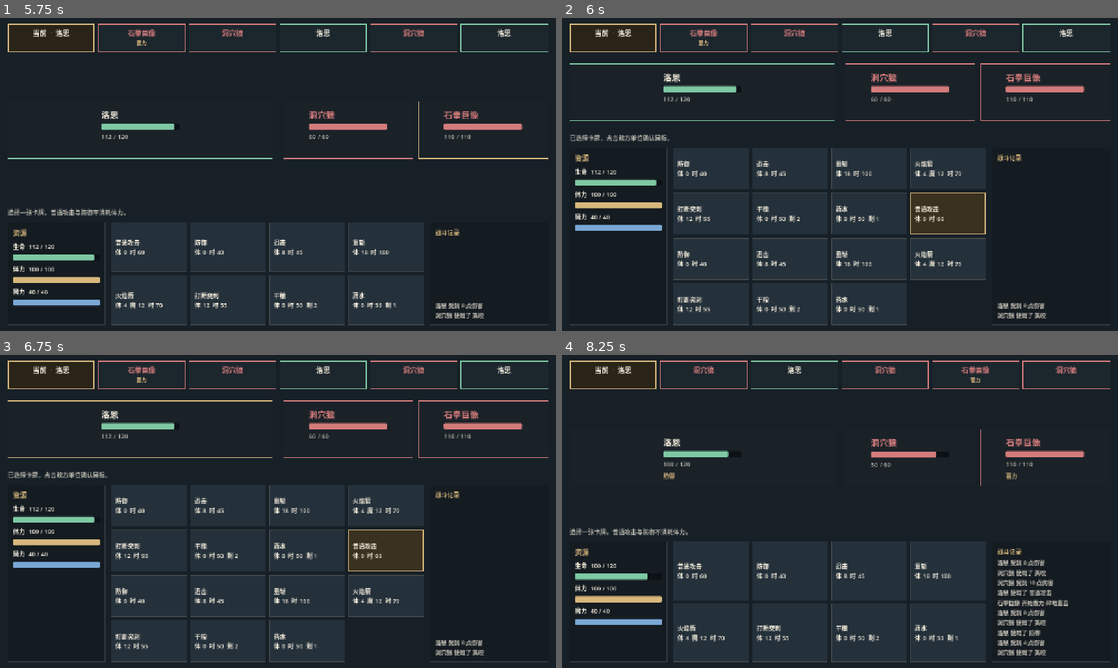
Above: before the commit, frames 1-4 (two rows, left to right).
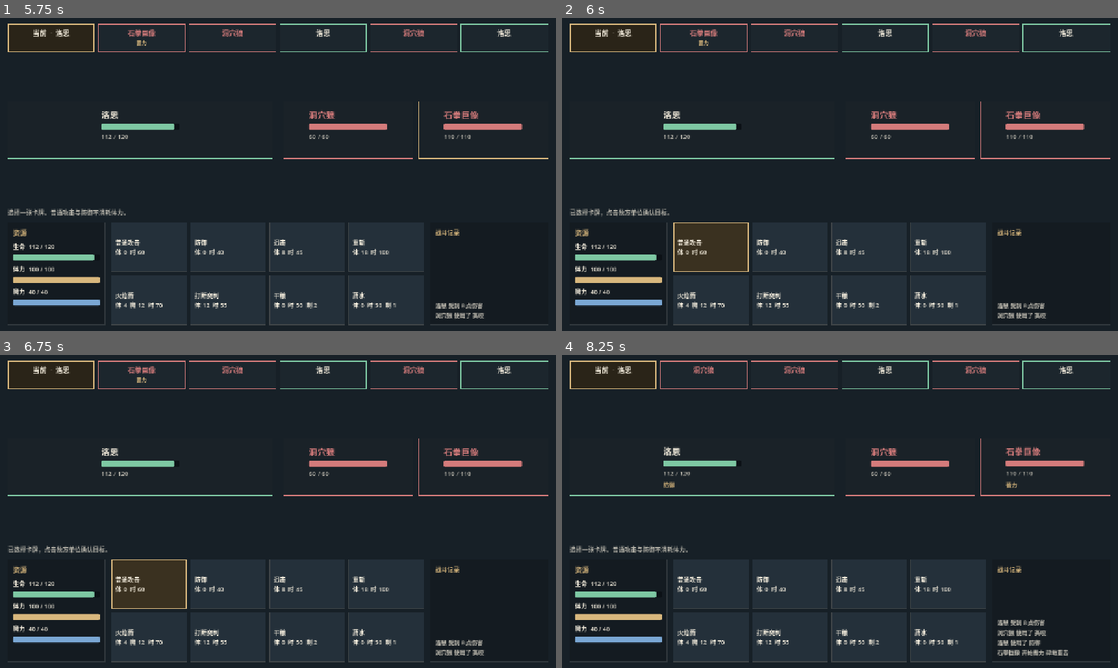
Above: after the commit, the same moments.

Repository: NanoShiki/Tensei
Game: Godot game, scene res://Scenes/UI/main_menu.tscn
Same seed, same stepped clock (60 frames per second), same inputs: the game is played once before the commit and once after it.
Inputs (mouse positions are in pixels of both pictures, inside the frame that each line leads up to):
- Up to frame 1 (5.75 s): click "开始旅程 →" at 0.5 s; click "开始旅程 →" at 1.25 s; click "设置" at 2 s; click "进入战斗 →" at 2.75 s; click (139, 130) at 3.52 s; click (350, 130) at 4.27 s; click (483, 130) at 5.02 s
- Up to frame 2 (6 s): click "普通攻击 体 0 时 60" at 5.75 s
- Up to frame 3 (6.75 s): click (139, 430) at 6.52 s
- Up to frame 4 (8.25 s): click (912, 430) at 7.27 s; click "防御 体 0 时 40" at 8 s

Frame 1 is identical in both runs. In frame 2, 14% of the frame differs, in the area x 1-99%, y 14-99%; in frame 3, 14%; in frame 4, 9.3%.
Error before the commit: Attempted to free a locked object (calling or emitting). (res://Scripts/Battle/battle_screen.gd:215)

Commit message:
fix：避免出卡刷新时释放正在点击的按钮

Diff:
--- a/Scripts/Battle/battle_screen.gd
+++ b/Scripts/Battle/battle_screen.gd
@@ -212,7 +212,7 @@
 func _clear(node: Node) -> void:
 	for child in node.get_children():
 		node.remove_child(child)
-		child.free()
+		child.queue_free()
 
 
 func _refresh_timeline() -> void:
--- a/Tests/test_battle_screen.gd
+++ b/Tests/test_battle_screen.gd
@@ -18,6 +18,14 @@
 	_check(screen.field_row.get_child_count() == 2, "战场应包含我方与敌方两列")
 	_check(screen.log_label != null, "战斗日志应已构建")
 	_check(screen.resource_box.get_child_count() > 0, "资源区应已构建")
+
+	var guard_button := _find_card_button(screen, "防御")
+	_check(guard_button != null, "应能找到防御卡按钮")
+	if guard_button != null:
+		guard_button.pressed.emit()
+		await process_frame
+		_check(is_instance_valid(screen) and screen.battle.outcome == "ongoing", "点击防御后界面应继续可用")
+		_check(screen.card_grid.get_child_count() == 8, "点击防御后卡牌区应重建完成")
 
 	var lorn: RefCounted = screen.battle.allies[0]
 	var start_hp: int = lorn.hp
@@ -76,6 +84,13 @@
 		steps += 1
 
 
+func _find_card_button(screen, card_name: String) -> Button:
+	for child in screen.card_grid.get_children():
+		if child is Button and str(child.text).begins_with(card_name):
+			return child
+	return null
+
+
 func _first_alive(units: Array) -> RefCounted:
 	for unit in units:
 		if unit.is_alive():
